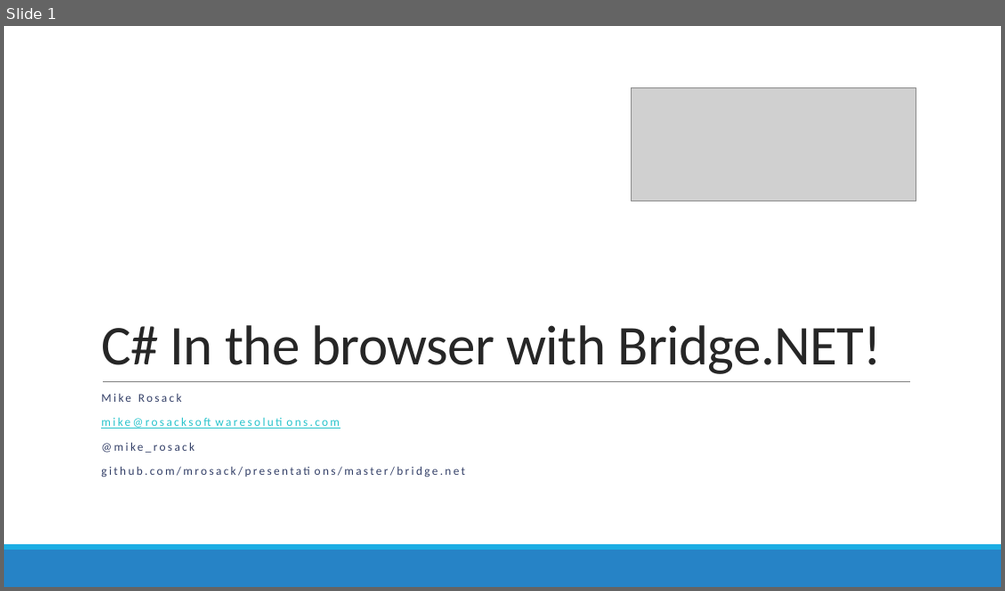
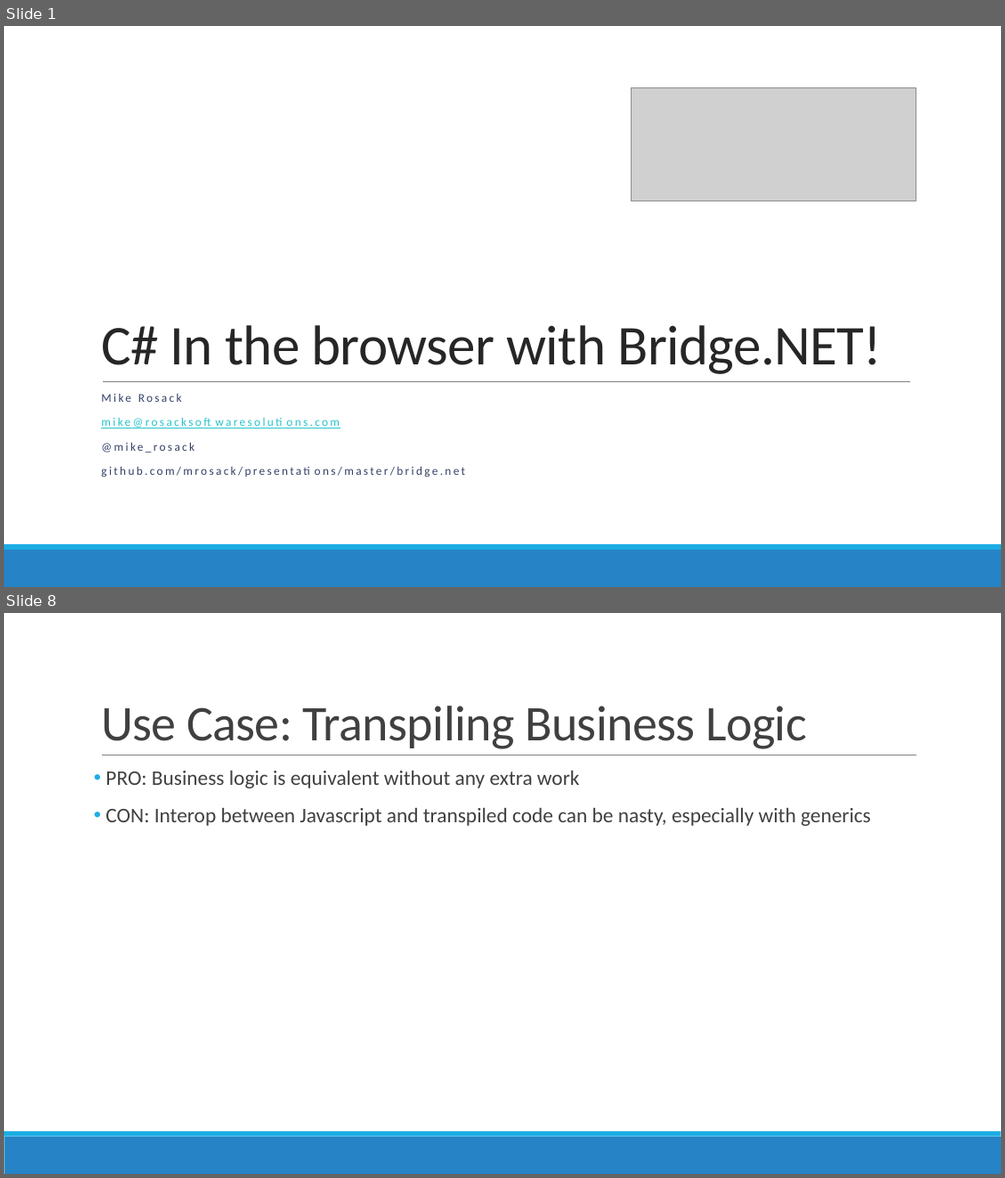
Before and after one commit to mrosack/presentations, a slide deck: bridge.net/bridge-net.pptx. Shown one above the other, each under a label of ours: slide 1 before the commit, slides 1 and 8 after it; the slides between them are not shown. The pictures are 1005x591 and 1005x1178 pixels, drawn with LibreOffice and Linux fonts; fonts in the diff are those of the drawing; grey boxes stand for pictures. Boxes give left, top, right and bottom in pixels: in the first picture for what was removed or moved away, otherwise in the second. Text is boxed around its words. In the diff, an @@ line names an element or a change of style, - is before the commit and + after.

```diff
--- a/bridge.net/bridge-net.pptx
+++ b/bridge.net/bridge-net.pptx
@@ slide 8 added at bbox=[4, 613, 1001, 1174], background #FFFFFF; not listed: 2 template elements that a slide beside it also shows @@
@@ title added at bbox=[101, 706, 807, 749], 48 pt, text #404040 @@
+Use Case: Transpiling Business Logic
@@ line added from (102, 755) to (917, 755), #808080 0.5 pt @@
@@ text added at bbox=[105, 771, 871, 826], 20 pt, text #404040 @@
+• PRO: Business logic is equivalent without any extra work
+• CON: Interop between Javascript and transpiled code can be nasty, especially with generics
```
Also in this commit, not shown: 11 other slides added, 1 slide removed.
